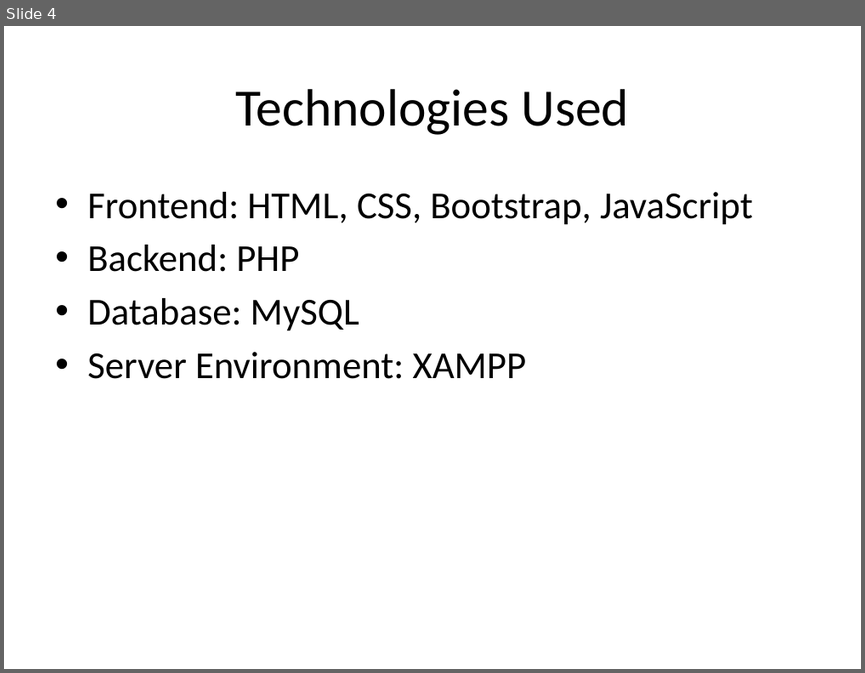
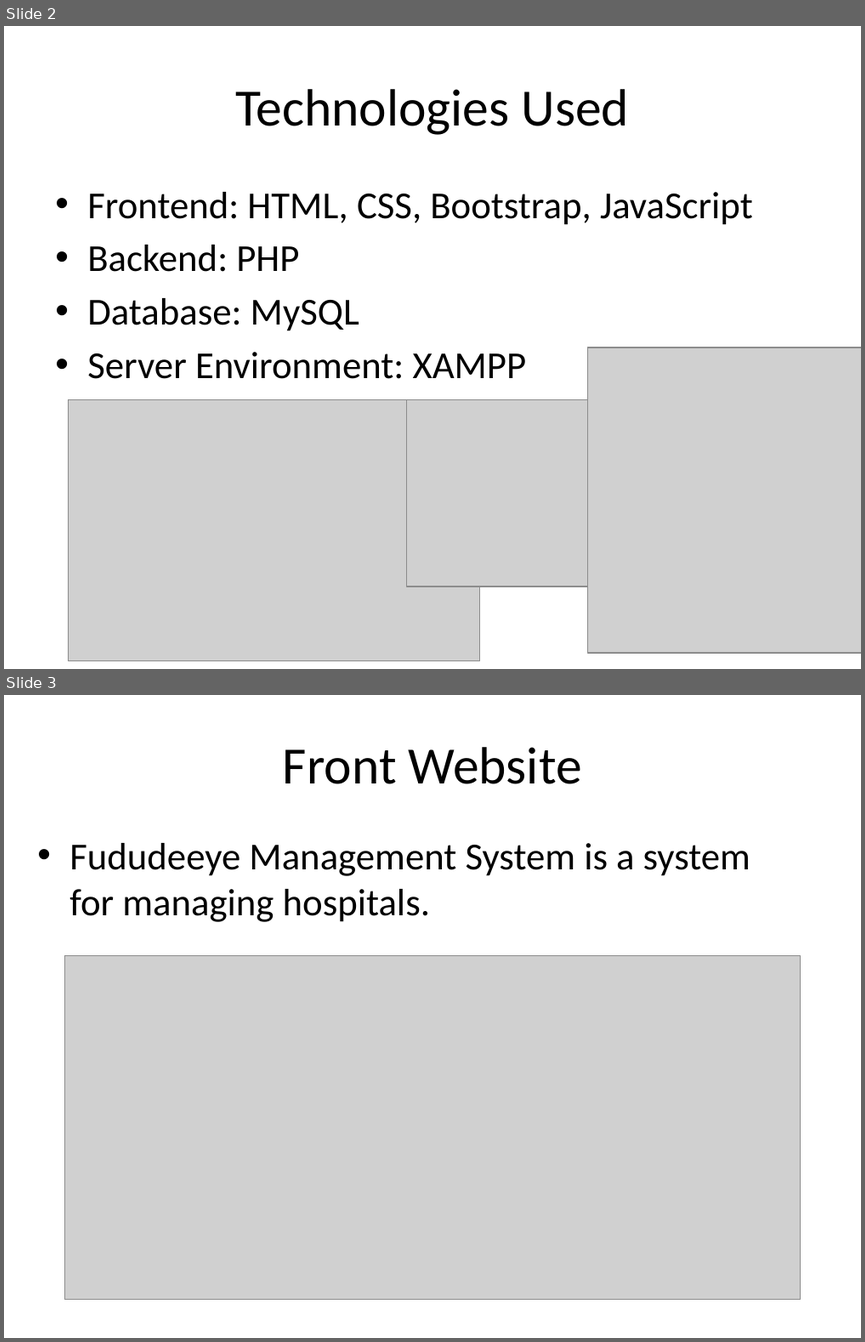
Before and after one commit to Eng-Aadam/Fududeeye-System, a slide deck: Fududeeye(PPT).pptx. Shown one above the other, each under a label of ours: slide 4 before the commit, slides 2 and 3 after it. The pictures are 865x673 and 865x1342 pixels, drawn with LibreOffice and Linux fonts; fonts in the diff are those of the drawing; grey boxes stand for pictures. Boxes give left, top, right and bottom in pixels: in the first picture for what was removed or moved away, otherwise in the second. Text is boxed around its words. In the diff, an @@ line names an element or a change of style, - is before the commit and + after.

```diff
--- a/Fududeeye(PPT).pptx
+++ b/Fududeeye(PPT).pptx
@@ slide 3 added at (4, 695, 861, 1338), background #FFFFFF @@
@@ title added at (283, 747, 582, 784), 44 pt, text #000000 @@
+Front Website
@@ text added at (69, 843, 750, 922), 32 pt, text #000000 @@
+• Fududeeye Management System is a system for managing hospitals.
@@ picture added at (65, 955, 800, 1299) @@
@@ what was slide 4 is now slide 2 @@
@@ slide 2 changed as well @@
@@ picture added at (587, 347, 861, 652) @@
@@ picture added at (69, 399, 479, 660) @@
@@ picture added at (407, 399, 739, 585) @@
```
Also in this commit, not shown: 1 other slide changed, 10 other slides added, 9 slides removed.
